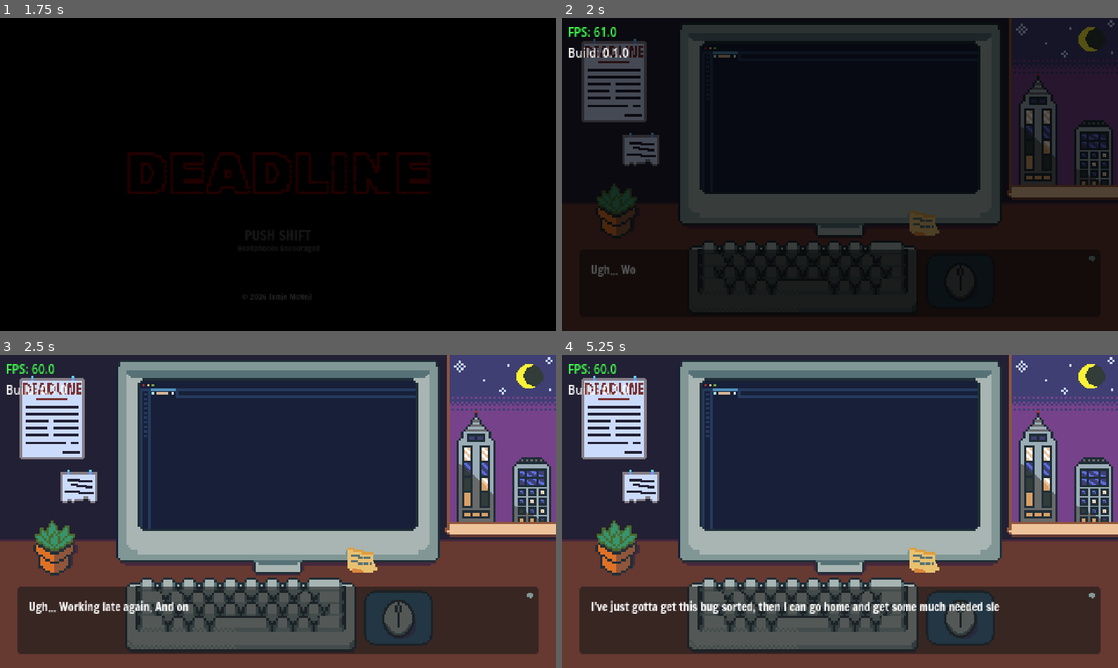
Above: before the commit, frames 1-4 (two rows, left to right).
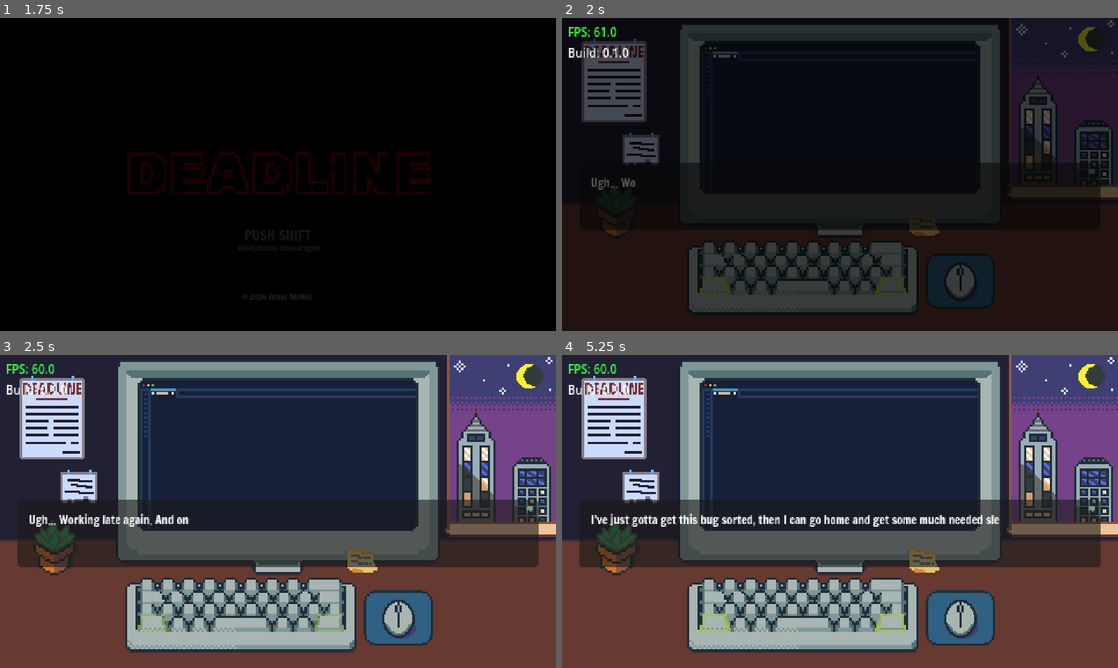
Above: after the commit, the same moments.

Repository: mcneiljv/game-off-2026
Game: Godot game, scene res://src/core/main_game/title_screen.tscn
The game is run twice, just before and just after one commit, with the same random seed, the same clock (stepped at 60 frames per second) and the same inputs. Sound files missing from this copy of the repository are replaced by a short silence.
Inputs:
- Up to frame 1 (1.75 s): hold Shift (left_shift) from 1.28 s (still down)
- Up to frame 2 (2 s): keep holding Shift (left_shift)
- Up to frame 3 (2.5 s): release Shift (left_shift) at 2.03 s
- Up to frame 4 (5.25 s): hold Shift (left_shift) from 3.53 s (still down)

Frame 1 is identical in both runs. In frame 2, 14% of the frame differs, in the area x 5-97%, y 46-94%; in frame 3, 30%; in frame 4, 31%, in the area x 3-97%, y 46-96%.

Commit message:
Add tab indicators so we can guide the player

Diff:
--- /dev/null
+++ b/src/core/main_game/key_hint.gd
@@ -0,0 +1,57 @@
+class_name KeyHint
+extends Node
+
+enum Keys { NONE, LEFT, RIGHT, BOTH }
+
+var tween: Tween
+
+@onready var left_shift_indicator: Sprite2D = $LeftShiftIndicator
+@onready var right_shift_indicator: Sprite2D = $RightShiftIndicator
+
+
+# Called when the node enters the scene tree for the first time.
+func _ready() -> void:
+	pass  # Replace with function body.
+
+
+# Called every frame. 'delta' is the elapsed time since the previous frame.
+func _process(_delta: float) -> void:
+	pass
+
+
+func show_hint(mode: Keys) -> void:
+	if tween and tween.is_valid():
+		tween.kill()
+
+	left_shift_indicator.modulate = Color(1, 1, 1, 1)
+	right_shift_indicator.modulate = Color(1, 1, 1, 1)
+
+	if mode == Keys.NONE:
+		left_shift_indicator.visible = false
+		right_shift_indicator.visible = false
+		return
+
+	tween = create_tween().set_loops().set_trans(Tween.TRANS_SINE)
+
+	match mode:
+		Keys.LEFT:
+			left_shift_indicator.visible = true
+			right_shift_indicator.visible = false
+			tween.tween_property(left_shift_indicator, "modulate", Color(1, 1, 1, 0.3), 1.0)
+			tween.tween_property(left_shift_indicator, "modulate", Color(1, 1, 1, 1), 1.0)
+		Keys.RIGHT:
+			left_shift_indicator.visible = false
+			right_shift_indicator.visible = true
+			tween.tween_property(right_shift_indicator, "modulate", Color(1, 1, 1, 0.3), 1.0)
+			tween.tween_property(right_shift_indicator, "modulate", Color(1, 1, 1, 1), 1.0)
+		Keys.BOTH:
+			left_shift_indicator.visible = true
+			right_shift_indicator.visible = true
+			tween.tween_property(left_shift_indicator, "modulate", Color(1, 1, 1, 0.3), 1.0)
+			tween.parallel().tween_property(
+				right_shift_indicator, "modulate", Color(1, 1, 1, 0.3), 1.0
+			)
+			tween.tween_property(left_shift_indicator, "modulate", Color(1, 1, 1, 1), 1.0)
+			tween.parallel().tween_property(
+				right_shift_indicator, "modulate", Color(1, 1, 1, 1), 1.0
+			)
--- a/src/core/main_game/main.tscn
+++ b/src/core/main_game/main.tscn
@@ -20,6 +20,8 @@
 [ext_resource type="AudioStream" uid="uid://cf74egesdsklv" path="res://assets/audio/monster-tension-3.mp3" id="8_1um3w"]
 [ext_resource type="AudioStream" uid="uid://wnnlnxq2ul36" path="res://assets/audio/monster-tension-4.mp3" id="9_4i5e7"]
 [ext_resource type="AudioStream" uid="uid://j0riv1bujyw1" path="res://assets/audio/monster-tension-5.mp3" id="10_1um3w"]
+[ext_resource type="Texture2D" uid="uid://p7q6o40l80rv" path="res://assets/art/tab-indicator.png" id="11_gr0mf"]
+[ext_resource type="Script" uid="uid://cykcovfx0ebal" path="res://src/core/main_game/key_hint.gd" id="11_qp306"]
 [ext_resource type="AudioStream" uid="uid://cjk5oirvgdeki" path="res://assets/audio/coffee-pour.mp3" id="13_drj1i"]
 [ext_resource type="Script" uid="uid://1hnfah7fpp5c" path="res://src/core/main_game/coffee_pour.gd" id="21_grr58"]
 
@@ -33,16 +35,16 @@
 
 [node name="DialogBox" type="PanelContainer" parent="." unique_id=1341418139]
 z_index = 1
-anchors_preset = 12
-anchor_top = 1.0
+anchors_preset = 14
+anchor_top = 0.5
 anchor_right = 1.0
-anchor_bottom = 1.0
+anchor_bottom = 0.5
 offset_left = 15.0
-offset_top = -70.0
+offset_top = -10.0
 offset_right = -15.0
-offset_bottom = -12.0
+offset_bottom = 48.0
 grow_horizontal = 2
-grow_vertical = 0
+grow_vertical = 2
 
 [node name="MarginLabel" type="MarginContainer" parent="DialogBox" unique_id=1255424575]
 layout_mode = 2
@@ -126,6 +128,20 @@
 hframes = 3
 script = ExtResource("4_hn61g")
 
+[node name="KeyHint" type="Node" parent="Keyboard" unique_id=854078779]
+script = ExtResource("11_qp306")
+
+[node name="LeftShiftIndicator" type="Sprite2D" parent="Keyboard/KeyHint" unique_id=766351667]
+visible = false
+position = Vector2(132, 231)
+texture = ExtResource("11_gr0mf")
+
+[node name="RightShiftIndicator" type="Sprite2D" parent="Keyboard/KeyHint" unique_id=1811717109]
+visible = false
+position = Vector2(284, 231)
+texture = ExtResource("11_gr0mf")
+flip_h = true
+
 [node name="DebugLayer" type="CanvasLayer" parent="." unique_id=428591197]
 process_mode = 3
 layer = 128
--- a/src/core/main_game/main_game.gd
+++ b/src/core/main_game/main_game.gd
@@ -28,6 +28,7 @@
 @onready var keyboard_click: AudioStreamPlayer = $KeyboardClick
 @onready var keyboard_node: Keyboard = $Keyboard/Sprite
 @onready var text_indicator: TextureRect = $DialogBox/TextIndicator
+@onready var key_hint_node: Node = $Keyboard/KeyHint
 
 
 # Called when the node enters the scene tree for the first time.
@@ -81,6 +82,10 @@
 	if current_game_state == GameState.DIALOG:
 		dialog_box_node.visible = true
 	if current_game_state == GameState.TYPING:
+		if last_key_pressed == Keys.LEFT:
+			key_hint_node.show_hint(key_hint_node.Keys.RIGHT)
+		if last_key_pressed == Keys.RIGHT:
+			key_hint_node.show_hint(key_hint_node.Keys.LEFT)
 		keyboard_click.play()
 
 	valid_key_press.emit(key)
@@ -101,10 +106,15 @@
 
 func _set_game_state() -> void:
 	if dialog_dict.type == "typing":
+		if last_key_pressed == Keys.LEFT:
+			key_hint_node.show_hint(key_hint_node.Keys.RIGHT)
+		if last_key_pressed == Keys.RIGHT:
+			key_hint_node.show_hint(key_hint_node.Keys.LEFT)
 		current_game_state = GameState.TYPING
 		keyboard_node.set_animation_active(true)
 		dialog_box_node.visible = false
 	if dialog_dict.type == "dialog":
+		key_hint_node.show_hint(key_hint_node.Keys.BOTH)
 		current_game_state = GameState.DIALOG
 		keyboard_node.set_animation_active(false)
 
Binary file added: assets/art/tab-indicator.png
Not shown, added: assets/art/tab-indicator.png.import
Not shown, added: src/core/main_game/key_hint.gd.uid
